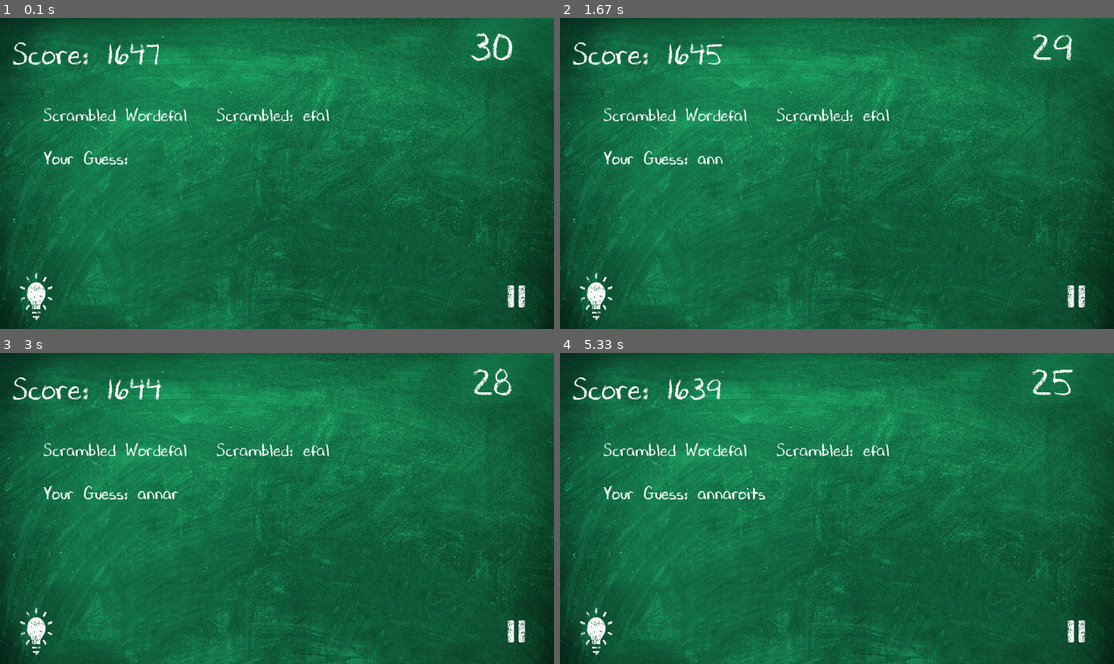
Above: before the commit, frames 1-4 (two rows, left to right).
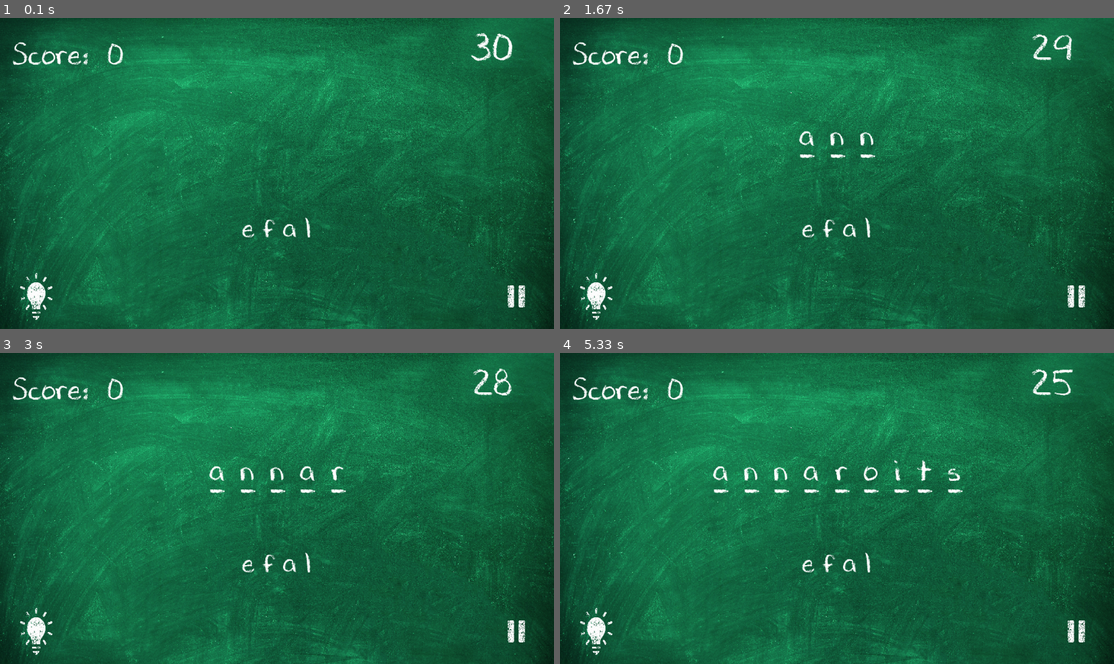
Above: after the commit, the same moments.

Repository: Sid-Cipher/Word-Scramble-Pygame
Game: pygame game, started from main.py
Same seed, same stepped clock (60 frames per second), same inputs: the game is played once before the commit and once after it.
Inputs:
- Up to frame 1 (0.1 s): no input
- Up to frame 2 (1.67 s): type "ann" at 0.33 s; tap Enter at 0.67, 0.88 s
- Up to frame 3 (3 s): type "a" at 2.32 s; tap Enter at 2.45 s; type "r" at 2.87 s
- Up to frame 4 (5.33 s): tap Enter every 0.55 s from 3 to 5.2 s; type "o" at 3.42 s; type "i" at 3.97 s; type "t" at 4.52 s; type "s" at 5.07 s

The runs differ from the first frame. In frame 1, 1.3% of the frame differs, in the area x 7-60%, y 7-71%; in frame 2, 1.7%; in frame 3, 1.9%; in frame 4, 2.3%, in the area x 7-73%, y 7-71%.

Commit message:
Commited Nineteenth Set of progress

Diff:
--- a/main.py
+++ b/main.py
@@ -9,7 +9,7 @@
 
 # Load and play music
 pygame.mixer.music.load("Lukrembo.mp3")
-pygame.mixer.music.set_volume(0.7)
+pygame.mixer.music.set_volume(0.1)
 pygame.mixer.music.play(-1)  # Play indefinitely
 
 #Loading sound effects
@@ -50,11 +50,17 @@
 scaled_background = pygame.transform.scale(background, (1280, 720))
 
 #Loading the custom font (#Been here for future references) (Delete during final product demo)
-font_size = 40
+font_size = 72
 try:
     font = pygame.font.Font("DJB Chalk It Up.ttf", font_size)
 except FileNotFoundError:
     font = pygame.font.SysFont(None, font_size)
+
+font_size_scrambled = 65
+try:
+    font_scrambled = pygame.font.Font("DJB Chalk It Up.ttf", font_size_scrambled)
+except FileNotFoundError:
+    font_scrambled = pygame.font.SysFont(None, font_size_scrambled)
 
 # Timer 🕛
 start_time = 31  # Start with 30 seconds
@@ -63,7 +69,7 @@
 start_ticks = pygame.time.get_ticks()  # Record the starting tick (in milliseconds)
 
 # Score system
-score = 1647
+score = 0
 
 # Words
 easy_words = [
@@ -122,12 +128,12 @@
         time.sleep(0.9)"""
 
 #scramble code (Returns Scrambled)
-"""def scrambled_word_underscore(word):
+def scrambled_word_underscore(word):
     word_count = len(word)
     underscore_string = ""
     for i in range(word_count):
         underscore_string.append("_ ")
-    return underscore_string"""
+    return underscore_string
 
 def scramble_word(word):
     scrambled = ''.join(random.sample(word, len(word)))
@@ -174,6 +180,8 @@
             pygame.mixer.Sound.play(score_sound)
         elif effect == "lose_sound":
             pygame.mixer.Sound.play(lose_sound)
+        elif effect == "win_sound":
+            pygame.mixer.Sound.play(win_sound)
     except pygame.error as e:
         print(f"Error loading music file. Exception: {e}")
 
@@ -213,7 +221,7 @@
     over_rect = over_text.get_rect(center=(WIDTH // 2, HEIGHT // 2))
     screen.blit(over_text, over_rect)
     pygame.display.flip()
-    pygame.time.delay(5000)  # Show for 3 seconds before closing
+    pygame.time.delay(5000)  # Show for 5 seconds before closing
 
 
 #game Loop
@@ -221,6 +229,7 @@
 timer_paused = False
 
 while running:
+
     if not timer_paused:
         elapsed_time = (pygame.time.get_ticks() - start_ticks) / 1000  # Time in seconds
     else:
@@ -236,15 +245,25 @@
                 # Check if the guessed word is correct
                 if user_input.lower() == word_to_guess.lower():
                     start_ticks = pygame.time.get_ticks()
-                    score += 10 if not hint_used else 5
-                    current_level = 'medium' if score > 30 else "hard" if score > 60 else "easy"
+                    sound_effect_play("win_sound")
+                    if current_level == 'easy':
+                        score += 10 if not hint_used else 5
+                    elif current_level == 'medium':
+                        score += 20 if not hint_used else 10
+                    elif current_level == "hard":
+                        score += 30 if not hint_used else 15
+                    current_level = 'medium' if score > 100 else "hard" if score > 300 else "easy"
+                    pygame.time.delay(500)
                     word_to_guess = random.choice(words[current_level])
                     scrambled_word = scramble_word(word_to_guess)
                     user_input = ""
                     hint_used = False
                 else:
                     sound_effect_play("lose_sound")
-                    score -= 1 # Penalize for wrong guess
+                    if score > 0:
+                        score -= 1 # Penalize for wrong guess
+                    else:
+                        score = 0
             elif event.key == pygame.K_BACKSPACE:
                 user_input = user_input[:-1]  # Remove the last character
             elif event.key == pygame.K_ESCAPE:
@@ -261,12 +280,61 @@
     #Draw the hint button and pause button
     screen.blit(hint_button, (28, 578))
     screen.blit(pause_button, (1161,609))
+
+    # Screen width (assuming a window of 1280, modify as per your screen width)
+    screen_width = 1280
+    x_pos = 147
+    y_pos = 226
+    spacing_scrambled = 36  # Adjust this value to control space between words
+
+    x_pos_un = 376
+    y_pos_un = 445
+    spacing_unscrambled = 18  # Adjust this value to control space between words
+
+
+    # Function to calculate the total width of the text
+    def calculate_total_text_width(words, font, spacing):
+        total_width = 0
+        for word in words:
+            word_text = font.render(word, True, (255, 255, 255))  # Render the word
+            total_width += word_text.get_width() + spacing
+        return total_width
+
+
+    # Calculate the total width of the words (for both user_input and scrambled_word)
+    total_user_input_width = calculate_total_text_width(user_input, font, spacing_scrambled)
+    total_scrambled_word_width = calculate_total_text_width(scrambled_word, font_scrambled, spacing_unscrambled)
+
+    # Calculate starting positions for centering
+    x_pos = (screen_width - total_user_input_width + spacing_scrambled) // 2
+    x_pos_un = (screen_width - total_scrambled_word_width + spacing_unscrambled) // 2
+
+    # Adjust vertical position for underscores (for example, 25 pixels below the words)
+    underscore_offset = 25  # Adjusted to 25px gap below the words
+
+    # Render and display the words centered with underscores
+    for word in user_input:
+        word_text = font.render(word, True, (255, 255, 255))  # White color text
+        screen.blit(word_text, (x_pos, y_pos))
+
+        # Render the underscore below the word
+        underscore_text = font.render("_" * len(word), True, (255, 255, 255))  # Underscores same length as word
+        screen.blit(underscore_text, (x_pos, y_pos + underscore_offset))  # Place it 25px below the word
+
+        x_pos += word_text.get_width() + spacing_scrambled
+
+    # Render scrambled words without underscores below them
+    for word in scrambled_word:
+        word_text = font_scrambled.render(word, True, (255, 255, 255))  # White color text
+        screen.blit(word_text, (x_pos_un, y_pos_un))
+
+        x_pos_un += word_text.get_width() + spacing_unscrambled
+
     # Draw the scrambled word on the screen
-    scrambled_text = font.render(f"Scrambled: {scrambled_word}", True, (255, 255, 255))
-    screen.blit(scrambled_text, (500, 200))  # Adjust position as needed
+
+      # Adjust position as needed
     # Draw user input on the screen
-    user_input_text = font.render(f"Your Guess: {user_input}", True, (255, 255, 255))
-    screen.blit(user_input_text, (100, 300))  # Adjust position as needed
+      # Adjust position as needed
     # Calculate elapsed time
     current_ticks = pygame.time.get_ticks()
     elapsed_time = (current_ticks - start_ticks) / 1000  # Convert milliseconds to seconds
@@ -288,10 +356,6 @@
     #Drawing the textures
     screen.blit(hint_button,(28, 578))
     screen.blit(pause_button, (1161, 609))
-    scrambled_text = font.render(f"Scrambled Word{scrambled_word}", True, (255, 255, 255))
-    screen.blit(scrambled_text, (100, 200))
-    user_input_text = font.render(f"Your Guess: {user_input}", True, (255, 255, 255))
-    screen.blit(user_input_text, (100, 300))
     display_score(screen,score)
 
     # Draw the scaled background
